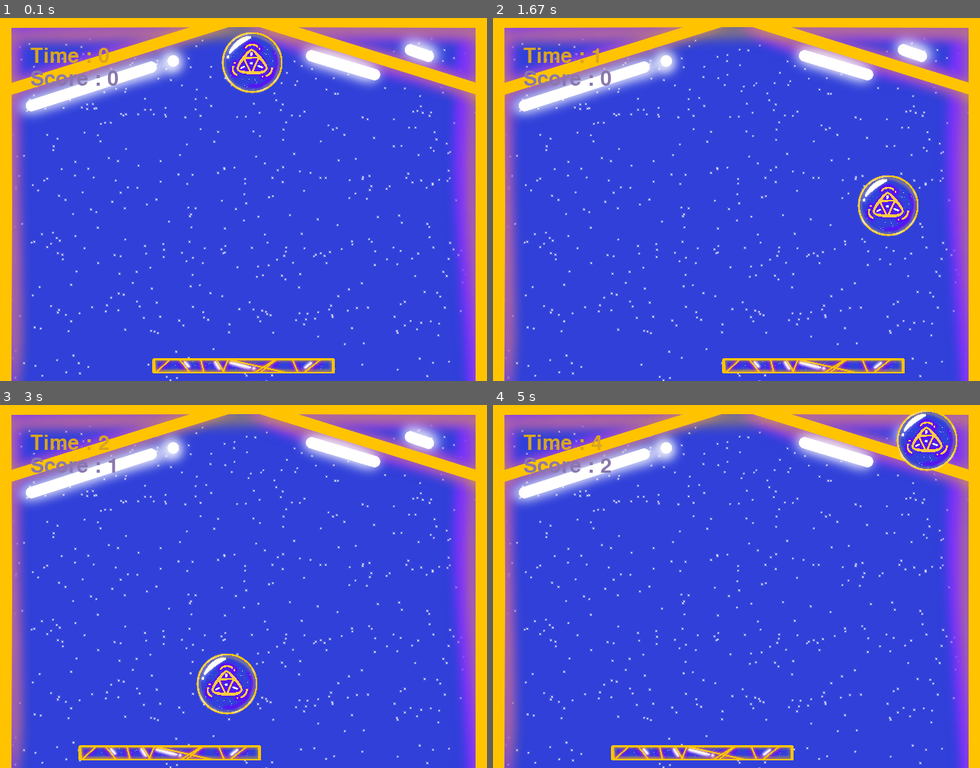
Above: before the commit, frames 1-4 (two rows, left to right).
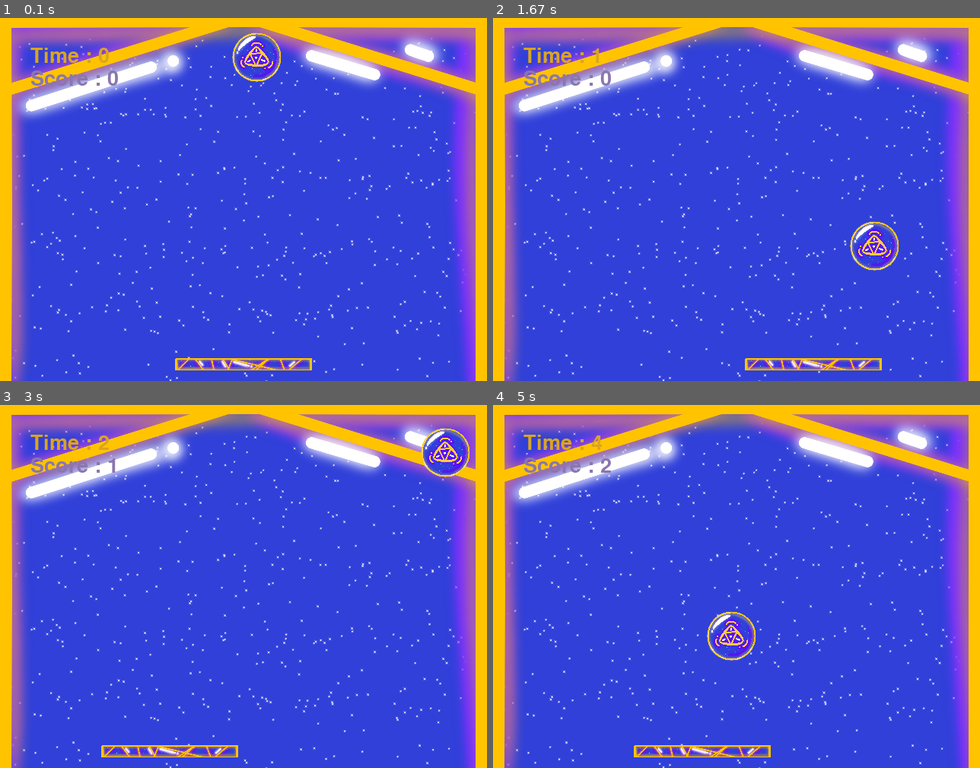
Above: after the commit, the same moments.

Repository: mfskfh/codeplay
Game: pygame game, started from pygame/home/pygame_0528_home.py
Same seed, same stepped clock (60 frames per second), same inputs: the game is played once before the commit and once after it.
Inputs (mouse positions are in pixels of both pictures, inside the frame that each line leads up to):
- Up to frame 1 (0.1 s): no input
- Up to frame 2 (1.67 s): press the mouse at (619, 203) at 0.37 s; move the mouse to (702, 239) at 0.47 s; release the mouse at (785, 279) at 0.6 s; press the mouse at (619, 203) at 0.7 s; move the mouse to (595, 155) at 0.8 s; release the mouse at (570, 112) at 0.93 s; press the mouse at (619, 203) at 1.03 s; move the mouse to (600, 166) at 1.13 s; release the mouse at (580, 130) at 1.27 s; press the mouse at (619, 203) at 1.37 s; move the mouse to (717, 188) at 1.47 s; release the mouse at (814, 174) at 1.6 s
- Up to frame 3 (3 s): press the mouse at (126, 590) at 1.7 s; move the mouse to (185, 655) at 1.8 s; release the mouse at (248, 720) at 1.93 s; click (155, 717) at 2.08 s; press the mouse at (126, 590) at 2.53 s; move the mouse to (199, 633) at 2.63 s; release the mouse at (277, 677) at 2.77 s; press the mouse at (126, 590) at 2.87 s; move the mouse to (170, 532) at 2.97 s
- Up to frame 4 (5 s): release the mouse at (707, 473) at 3.1 s; press the mouse at (619, 590) at 3.2 s; move the mouse to (697, 557) at 3.3 s; release the mouse at (780, 524) at 3.43 s; press the mouse at (619, 590) at 3.53 s; move the mouse to (682, 648) at 3.63 s; release the mouse at (746, 709) at 3.77 s; press the mouse at (619, 590) at 3.87 s; move the mouse to (595, 648) at 3.97 s; release the mouse at (566, 706) at 4.1 s; press the mouse at (619, 590) at 4.2 s; move the mouse to (600, 604) at 4.3 s; release the mouse at (580, 622) at 4.43 s; press the mouse at (619, 590) at 4.53 s; move the mouse to (712, 586) at 4.63 s; release the mouse at (809, 582) at 4.77 s; press the mouse at (619, 590) at 4.87 s; move the mouse to (702, 630) at 4.97 s

The runs differ from the first frame. In frame 1, 2.5% of the frame differs, in the area x 31-69%, y 3-98%; in frame 2, 3.2%; in frame 3, 3.5%; in frame 4, 3.6%, in the area x 24-96%, y 1-98%.

Commit message:
pygame 0529 (Bouncing the ball with a bar)

Diff:
--- a/pygame/home/pygame_0528_home.py
+++ b/pygame/home/pygame_0528_home.py
@@ -14,7 +14,7 @@
 bg = pygame.transform.scale(bg_img, (640, 480))
 
 ball_img = pygame.image.load("pygame\source\BallH\BallH_B.png").convert_alpha()
-ball = pygame.transform.scale(ball_img, (100, 100))
+ball = pygame.transform.scale(ball_img, (80, 80))
 
 ball_size = ball.get_rect().size
 ball_width = ball_size[0]
@@ -22,11 +22,12 @@
 ball_xPos = (screen_width / 2) - (ball_width / 2)
 ball_yPos = 0
 
-ball_Xspeed = random.randint(1, 3)
-ball_Yspeed = random.randint(1, 3)
+ball_speed = random.randint(300, 500) / 100
+ball_Xspeed = random.randint(100, 300) / 100
+ball_Yspeed = random.randint(100, 300) / 100
 
 bar_img = pygame.image.load("pygame\source\BallH\BarH_B.png").convert_alpha()
-bar = pygame.transform.scale(bar_img, (240, 20))
+bar = pygame.transform.scale(bar_img, (180, 16))
 
 bar_size = bar.get_rect().size
 bar_width = bar_size[0]
@@ -63,18 +64,20 @@
     ball_xPos += ball_Xspeed
     ball_yPos += ball_Yspeed
 
+    ball_speed = random.randint(300, 500) / 100
+
     if ball_xPos <= 0:
         # ball_Xspeed *= (random.randint(1, 3) / ball_Xspeed)
-        ball_Xspeed = random.randint(3, 5)
+        ball_Xspeed = ball_speed
 
     elif ball_xPos >= screen_width - ball_width:
         ball_Xspeed *= -1
-        ball_Xspeed = -random.randint(3, 5)
+        ball_Xspeed = -ball_speed
 
 
     if ball_yPos <= 0:
         ball_Yspeed *= -1
-        ball_Yspeed = random.randint(3, 5)
+        ball_Yspeed = ball_speed
 
     # elif ball_yPos >= screen_height - ball_height:
     #     ball_Yspeed *= -1
@@ -95,18 +98,19 @@
         pygame.quit()
 
     if ball_rect.colliderect(bar_rect):
-        if ball_xPos <= (bar_xPos + (bar_width /2)):
+        if ball_xPos <= ((bar_xPos / 2) + (bar_width / 2)):
             # print(ball_xPos, bar_xPos)
-            ball_Xspeed = -random.randint(3, 5)
-        elif ball_xPos > (bar_xPos + (bar_width /2)):
+            ball_Xspeed = -ball_speed
+        elif ball_xPos > ((bar_xPos / 2) + (bar_width /2)):
             # print(ball_xPos, bar_xPos)
-            ball_Xspeed = random.randint(3, 5)
+            ball_Xspeed = ball_speed
         # if random.randint(1, 2) == 1:
         #     ball_Xspeed = random.randint(3, 5)
         # else:
         #     ball_Xspeed = -random.randint(3, 5)
-        ball_Yspeed = -random.randint(3, 5)
+        ball_Yspeed = -ball_speed
         score += 1
+        ball_yPos = bar_yPos - bar_height - ball_height
 
     timertime = total_time + elapsed_time
     elapsed_time = (pygame.time.get_ticks() - start_ticks) / 1000
